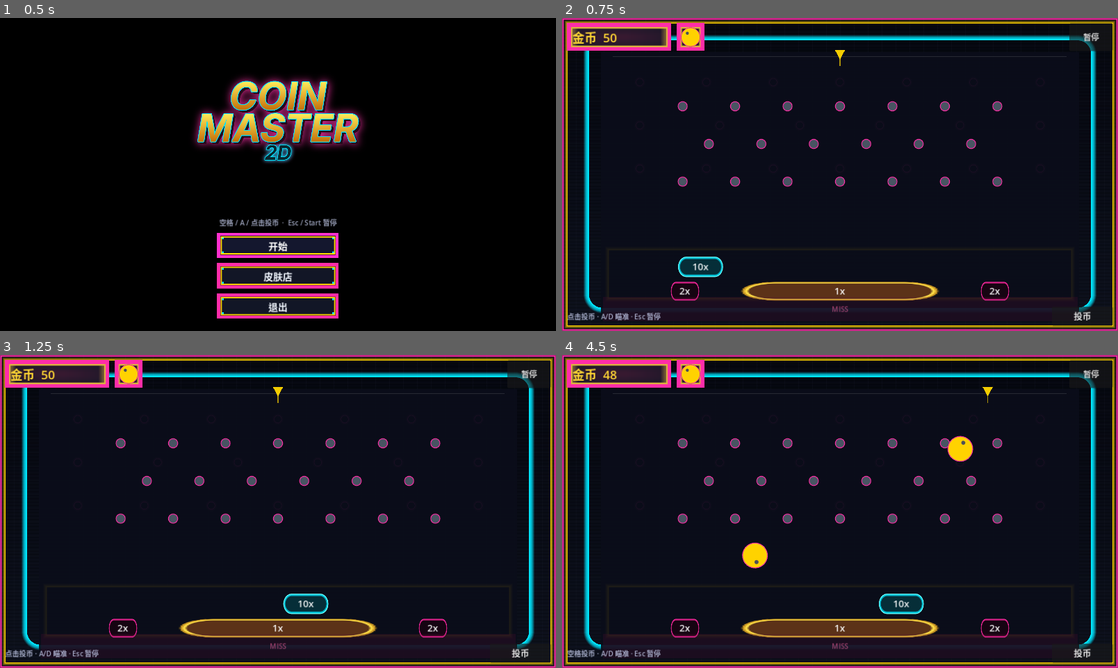
Above: before the commit, frames 1-4 (two rows, left to right).
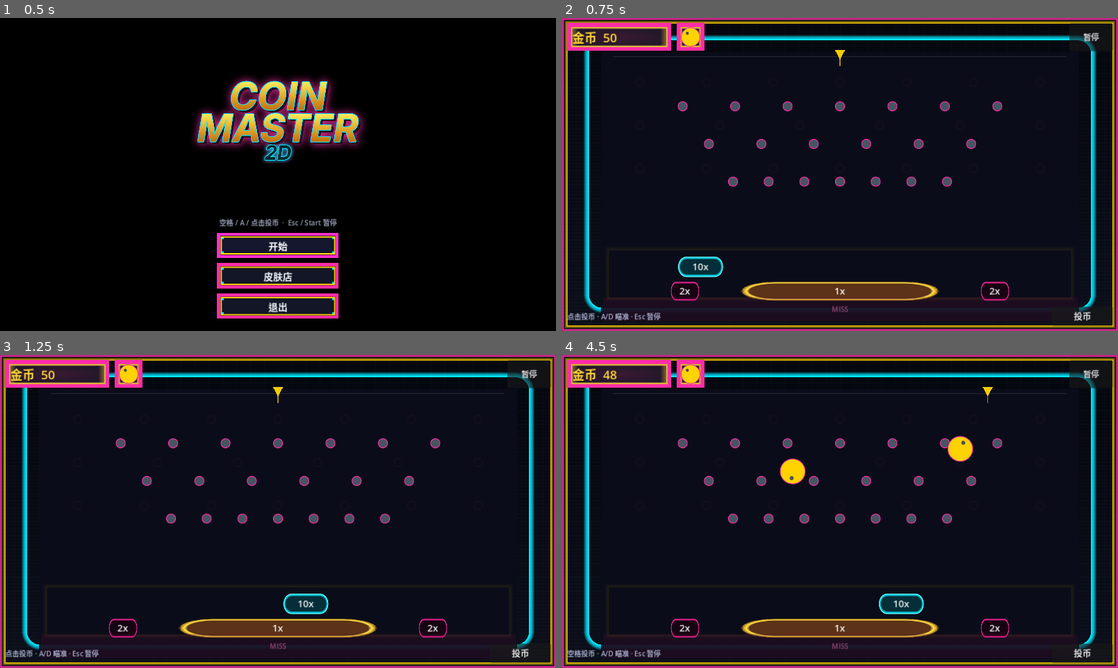
Above: after the commit, the same moments.

Repository: littleboss/coin-master
Game: Godot game, scene res://scenes/main.tscn
Two runs of this game, one before a commit and one after it. Both use one fixed random seed, a clock stepped at 60 frames per second and the inputs below.
Inputs (mouse positions are in pixels of both pictures, inside the frame that each line leads up to):
- Up to frame 1 (0.5 s): no input
- Up to frame 2 (0.75 s): click "开始" at 0.5 s
- Up to frame 3 (1.25 s): no input
- Up to frame 4 (4.5 s): click "暂停" at 1.25 s; click "继续" at 2 s; click "投币" at 2.75 s; tap Enter at 3.5 s; move the mouse to (962, 495) at 3.52 s; hold Right 3.53-4.28 s; tap A (aim_left) at 3.6 s; click (962, 495) at 3.67 s; move the mouse to (728, 527) at 4.27 s; hold Left from 4.28 s (still down); tap D (aim_right) at 4.35 s

Frame 1 is identical in both runs. In frame 2, 0.5% of the frame differs, in the area x 20-80%, y 50-54%; in frame 3, 0.5%; in frame 4, 1.1%, in the area x 20-80%, y 33-69%.

Commit message:
Tighten bottom peg row to 0.68 span for miss/2x band
Sequential n=120 on the full-span bottom row: miss 29.2% (below
35-45) and 2x 19.2% (above ~13%). Only the bottom row spacing
changes; still 7-6-7, bounce 0.45, slot widths unchanged.

Co-authored-by: aliao <zju.pigeon@gmail.com>

Diff:
--- a/scripts/playfield.gd
+++ b/scripts/playfield.gd
@@ -102,17 +102,23 @@
 	var y0 := table.position.y + table.size.y * 0.20
 	var y_step := table.size.y * 0.14
 	# 跟机柜图一样的 7-6-7。画面只用 peg.png，不再传调试色。
+	# 最底一排只收间距、往中间靠。不改钉数、不改槽宽。
 	for row in PEG_ROWS:
 		var count: int = PEG_COUNTS[row]
 		var y := y0 + float(row) * y_step
+		var row_w := usable_w
+		var row_left := usable_left
+		if row == PEG_ROWS - 1:
+			row_w = usable_w * 0.68
+			row_left = (usable_left + usable_right) * 0.5 - row_w * 0.5
 		var spacing: float
 		var start_x: float
 		if row % 2 == 0:
-			spacing = usable_w / float(count - 1)
-			start_x = usable_left
+			spacing = row_w / float(count - 1)
+			start_x = row_left
 		else:
-			spacing = usable_w / float(count)
-			start_x = usable_left + spacing * 0.5
+			spacing = row_w / float(count)
+			start_x = row_left + spacing * 0.5
 		for i in count:
 			var peg := Peg.new()
 			_pegs.add_child(peg)
